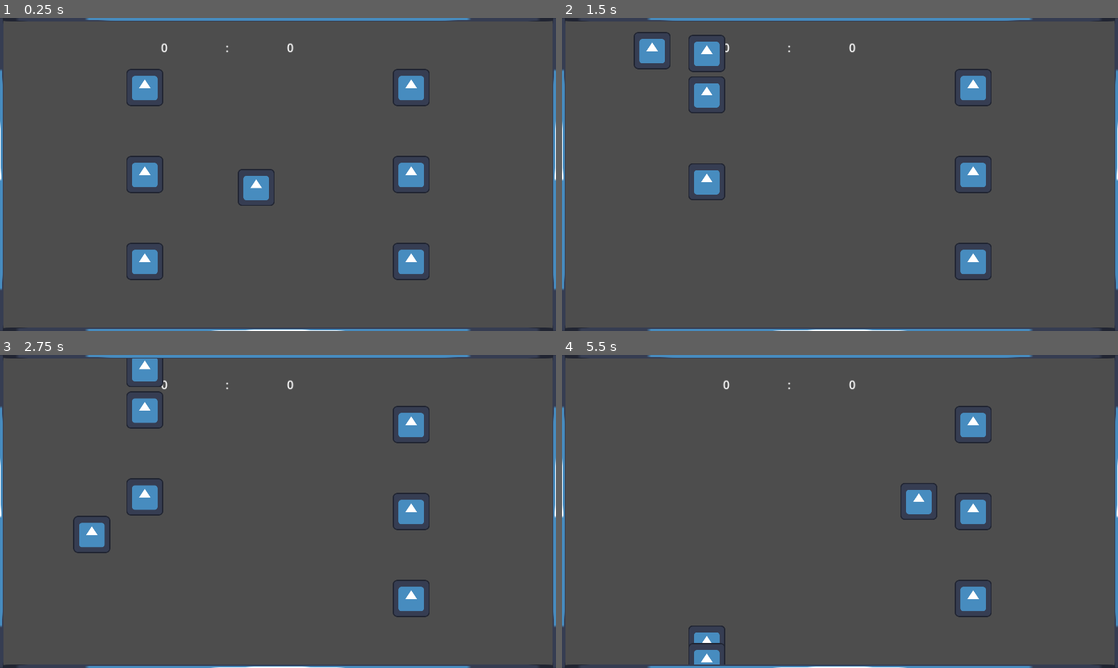
Above: before the commit, frames 1-4 (two rows, left to right).
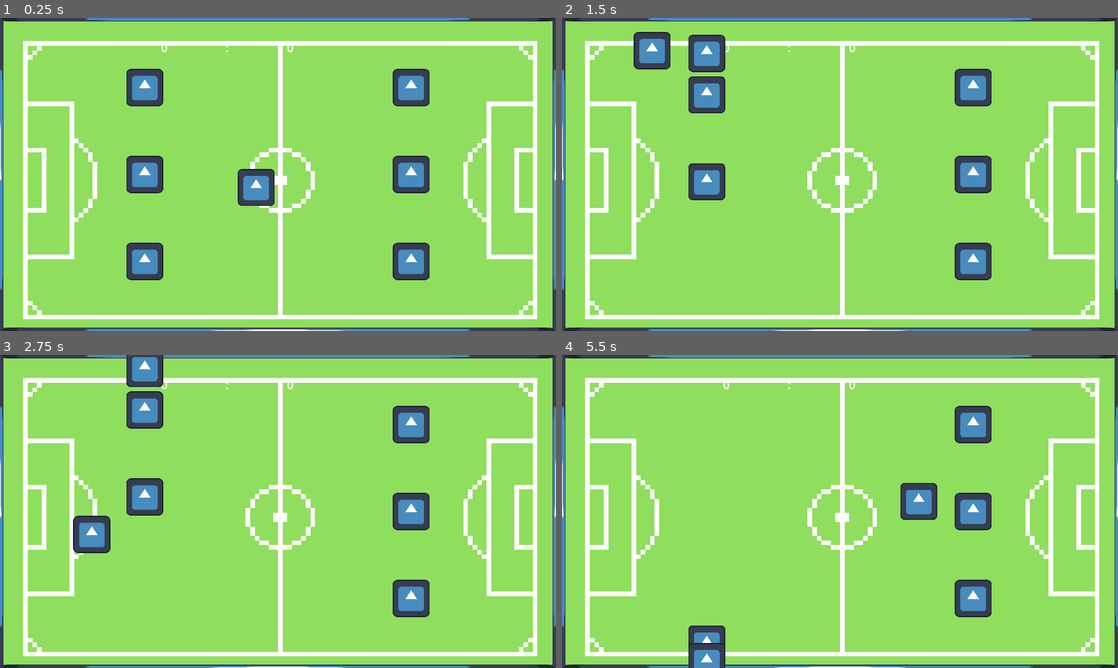
Above: after the commit, the same moments.

Repository: HephaistosForge/Boltzplatz
Game: Godot game, scene res://world.tscn
Two runs of this game, one before a commit and one after it. Both use one fixed random seed, a clock stepped at 60 frames per second and the inputs below. The engine's default icon, where the game draws it, is replaced by a stand-in: a white triangle on a blue panel in a dark square.
Inputs:
- Up to frame 1 (0.25 s): no input
- Up to frame 2 (1.5 s): hold W (up_player_one) 0.53-1.28 s; hold S (down_player_one) from 1.28 s (still down)
- Up to frame 3 (2.75 s): release S (down_player_one) at 2.03 s; hold W (up_player_one) from 2.03 s (still down)
- Up to frame 4 (5.5 s): release W (up_player_one) at 3.53 s; hold S (down_player_one) from 3.53 s (still down)

The runs differ from the first frame. In frame 1, 91% of the frame differs, in the area x 0-100%, y 0-100%; in frame 2, 91%; in frame 3, 91%; in frame 4, 93%.

Commit message:
add background scene to world

Diff:
--- a/world.tscn
+++ b/world.tscn
@@ -1,20 +1,23 @@
-[gd_scene load_steps=6 format=3 uid="uid://maxjvcwsvjt8"]
+[gd_scene load_steps=7 format=3 uid="uid://maxjvcwsvjt8"]
 
 [ext_resource type="PackedScene" uid="uid://cgros0gs401b0" path="res://scenes/ball/ball.tscn" id="1_yirbw"]
 [ext_resource type="PackedScene" uid="uid://k6tb2icundgi" path="res://scenes/rods_with_figures/rod_with_three_figures_player_one.tscn" id="2_itb26"]
 [ext_resource type="PackedScene" uid="uid://cc4ft5f0g0mm2" path="res://scenes/score/score.tscn" id="3_arhoc"]
 [ext_resource type="PackedScene" uid="uid://bqttc2t515xwf" path="res://scenes/wall/wall.tscn" id="3_grdse"]
 [ext_resource type="PackedScene" uid="uid://bm47a38nyln31" path="res://scenes/rods_with_figures/rod_with_three_figures_player_two.tscn" id="4_46hdm"]
+[ext_resource type="PackedScene" uid="uid://cxm1fivt4iyj8" path="res://scenes/background/background.tscn" id="6_msyo4"]
 
 [node name="World" type="Node2D"]
 
 [node name="Ball" parent="." instance=ExtResource("1_yirbw")]
+z_index = 1
 position = Vector2(1000, 700)
 
 [node name="Camera2D" type="Camera2D" parent="."]
 anchor_mode = 0
 
 [node name="Score" parent="." instance=ExtResource("3_arhoc")]
+z_index = 1
 custom_minimum_size = Vector2(1920, 1080)
 anchors_preset = 0
 anchor_right = 0.0
@@ -25,9 +28,11 @@
 grow_vertical = 1
 
 [node name="RodWithThreeFiguresPlayerOne" parent="." instance=ExtResource("2_itb26")]
+z_index = 1
 position = Vector2(500, 540)
 
 [node name="RodWithThreeFiguresPlayerTwo" parent="." instance=ExtResource("4_46hdm")]
+z_index = 1
 position = Vector2(1420, 540)
 
 [node name="Walls" type="Node" parent="."]
@@ -47,3 +52,5 @@
 [node name="Wall4" parent="Walls" instance=ExtResource("3_grdse")]
 position = Vector2(1920, 540)
 scale = Vector2(0.2, 9)
+
+[node name="Background" parent="." instance=ExtResource("6_msyo4")]
